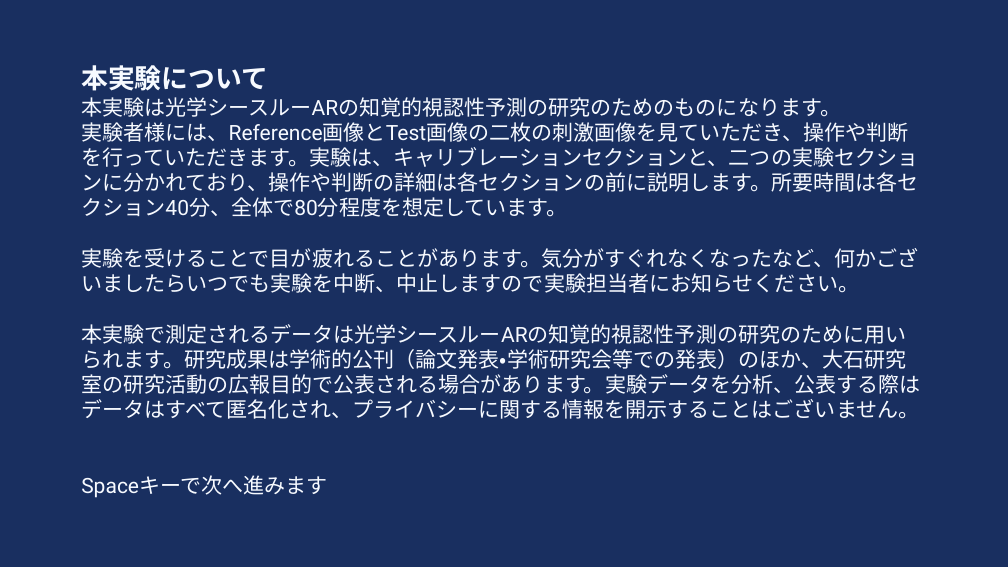
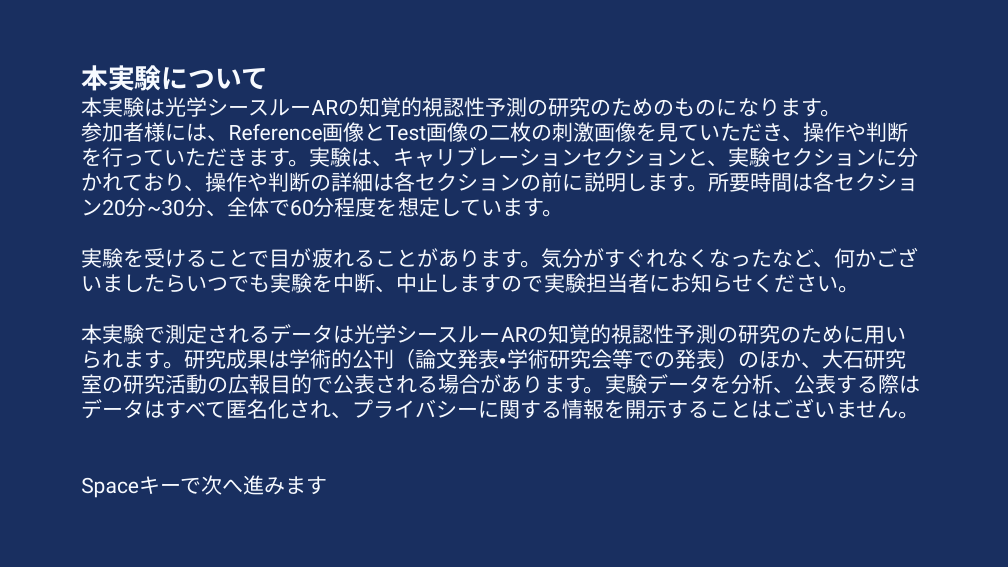
Before and after one commit to HAMADAKAZUKI2423/lab, a slide deck: slide 1 of tex/ethicsreview/ethics_review_visibility/別紙2評価実験説明.pptx. Drawn at 1008x567 pixels with LibreOffice and Linux fonts; fonts in the diff are those of the drawing. Boxes give left, top, right and bottom in pixels: in the first picture for what was removed or moved away, otherwise in the second. Text is boxed around its words. In the diff, an @@ line names an element or a change of style, - is before the commit and + after.

Commit message:
feat: 説明スライドの微調整
- 時間、被験者->参加者

```diff
--- a/tex/ethicsreview/ethics_review_visibility/別紙2評価実験説明.pptx
+++ b/tex/ethicsreview/ethics_review_visibility/別紙2評価実験説明.pptx
@@ text at (81, 97, 918, 217): text changed @@
-本実験は光学シースルーARの知覚的視認性予測の研究のためのものになります。
-実験者様には、Reference画像とTest画像の二枚の刺激画像を見ていただき、操作や判断を行っていただきます。実験は、キャリブレーションセクションと、二つの実験セクションに分かれており、操作や判断の詳細は各セクションの前に説明します。所要時間は各セクション40分、全体で80分程度を想定しています。
+本実験は光学シースルーARの知覚的視認性予測の研究のためのものになります。
+参加者様には、Reference画像とTest画像の二枚の刺激画像を見ていただき、操作や判断を行っていただきます。実験は、キャリブレーションセクションと、実験セクションに分かれており、操作や判断の詳細は各セクションの前に説明します。所要時間は各セクション20分~30分、全体で60分程度を想定しています。
```
Also in this commit, not shown: 6 other slides changed, 2 other files.
